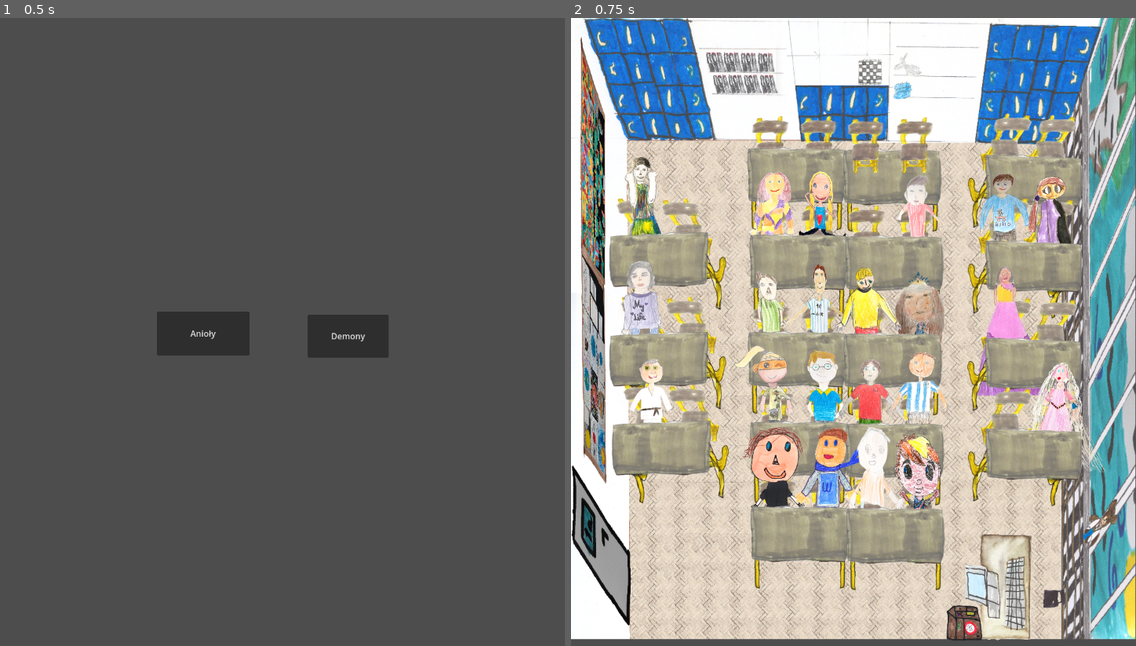
Above: before the commit, frames 1-2 (left to right).
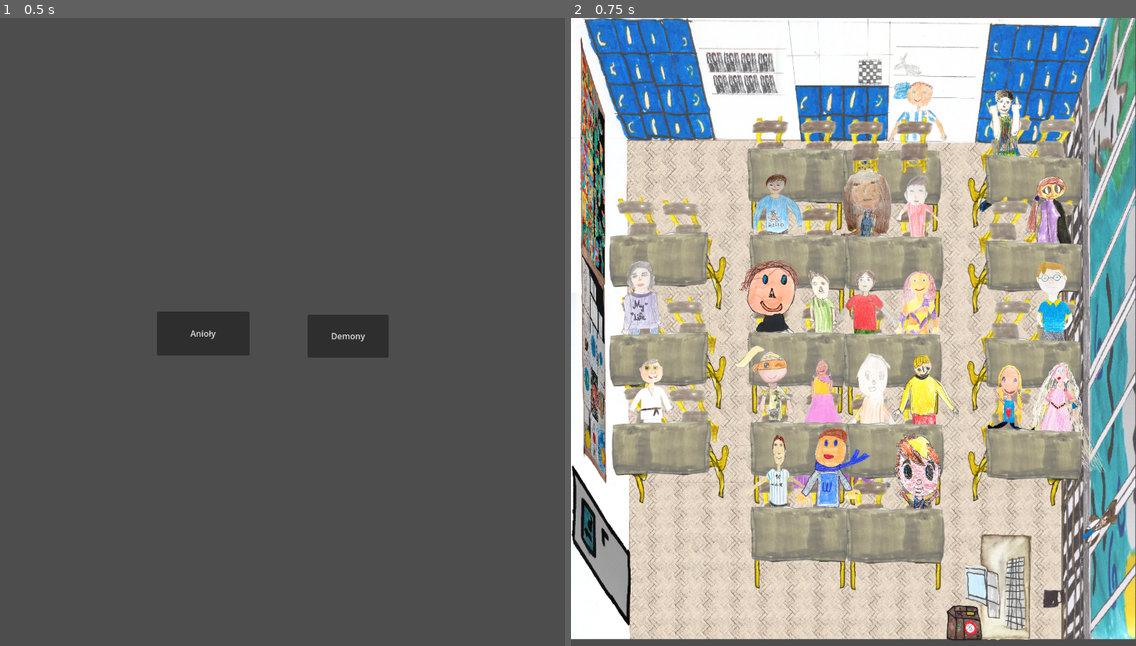
Above: after the commit, the same moments.

Repository: Whyshchuck/Laurka-2026
Game: Godot game, scene res://mode_selection.tscn
Same seed, same stepped clock (60 frames per second), same inputs: the game is played once before the commit and once after it.
Inputs:
- Up to frame 1 (0.5 s): no input
- Up to frame 2 (0.75 s): click "Anioły" at 0.5 s

Frame 1 is identical in both runs. In frame 2, 10% of the frame differs, in the area x 9-89%, y 10-87%.

Commit message:
pupils positions update

Diff:
--- a/classroom.tscn
+++ b/classroom.tscn
@@ -137,7 +137,7 @@
 metadata/_edit_use_anchors_ = true
 
 [node name="Oliwka" parent="Pupils" instance=ExtResource("6_6e7js")]
-position = Vector2(375, 462)
+position = Vector2(652, 651)
 scale = Vector2(0.389313, 0.479169)
 collision_layer = 1
 collision_mask = 2
@@ -153,7 +153,7 @@
 metadata/_edit_use_anchors_ = true
 
 [node name="Antek" parent="Pupils" instance=ExtResource("6_6e7js")]
-position = Vector2(370, 653)
+position = Vector2(470, 651)
 collision_layer = 1
 collision_mask = 2
 
@@ -193,7 +193,7 @@
 stream = ExtResource("10_w47uv")
 
 [node name="Nati" parent="Pupils" instance=ExtResource("6_6e7js")]
-position = Vector2(480, 465)
+position = Vector2(841, 835)
 collision_layer = 1
 collision_mask = 2
 
@@ -232,7 +232,7 @@
 stream = ExtResource("10_n0qdd")
 
 [node name="Amelka" parent="Pupils" instance=ExtResource("6_6e7js")]
-position = Vector2(648, 651)
+position = Vector2(547, 436)
 collision_layer = 1
 collision_mask = 2
 
@@ -251,7 +251,7 @@
 stream = ExtResource("11_lqrni")
 
 [node name="Michał" parent="Pupils" instance=ExtResource("6_6e7js")]
-position = Vector2(470, 652)
+position = Vector2(392, 978)
 collision_layer = 1
 collision_mask = 2
 
@@ -267,7 +267,7 @@
 metadata/_edit_use_anchors_ = true
 
 [node name="MichałA" parent="Pupils" instance=ExtResource("6_6e7js")]
-position = Vector2(557, 655)
+position = Vector2(667, 821)
 collision_layer = 1
 collision_mask = 2
 
@@ -299,7 +299,7 @@
 metadata/_edit_use_anchors_ = true
 
 [node name="Julek" parent="Pupils" instance=ExtResource("6_6e7js")]
-position = Vector2(383, 971)
+position = Vector2(376, 652)
 collision_layer = 1
 collision_mask = 2
 
@@ -318,7 +318,7 @@
 stream = ExtResource("22_fl1xt")
 
 [node name="Piotrek" parent="Pupils" instance=ExtResource("6_6e7js")]
-position = Vector2(480, 817)
+position = Vector2(918, 647)
 collision_layer = 1
 collision_mask = 2
 
@@ -337,7 +337,7 @@
 stream = ExtResource("10_n0qdd")
 
 [node name="Wiktor" parent="Pupils" instance=ExtResource("6_6e7js")]
-position = Vector2(575, 818)
+position = Vector2(565, 647)
 collision_layer = 1
 collision_mask = 2
 
@@ -356,7 +356,7 @@
 stream = ExtResource("20_wnmoq")
 
 [node name="KazikR" parent="Pupils" instance=ExtResource("6_6e7js")]
-position = Vector2(652, 819)
+position = Vector2(648, 302)
 collision_layer = 1
 collision_mask = 2
 
@@ -372,7 +372,7 @@
 metadata/_edit_use_anchors_ = true
 
 [node name="Anabiya" parent="Pupils" instance=ExtResource("6_6e7js")]
-position = Vector2(818, 652)
+position = Vector2(468, 829)
 collision_layer = 1
 collision_mask = 2
 
@@ -388,7 +388,7 @@
 metadata/_edit_use_anchors_ = true
 
 [node name="Kuba" parent="Pupils" instance=ExtResource("6_6e7js")]
-position = Vector2(817, 465)
+position = Vector2(383, 466)
 collision_layer = 1
 collision_mask = 2
 
@@ -420,7 +420,7 @@
 metadata/_edit_use_anchors_ = true
 
 [node name="Szymon" parent="Pupils" instance=ExtResource("6_6e7js")]
-position = Vector2(575, 988)
+position = Vector2(575, 847)
 collision_layer = 1
 collision_mask = 2
 
@@ -456,7 +456,7 @@
 stream = ExtResource("23_1j5ya")
 
 [node name="Jasiek" parent="Pupils" instance=ExtResource("6_6e7js")]
-position = Vector2(142, 460)
+position = Vector2(837, 331)
 collision_layer = 1
 collision_mask = 2
 
